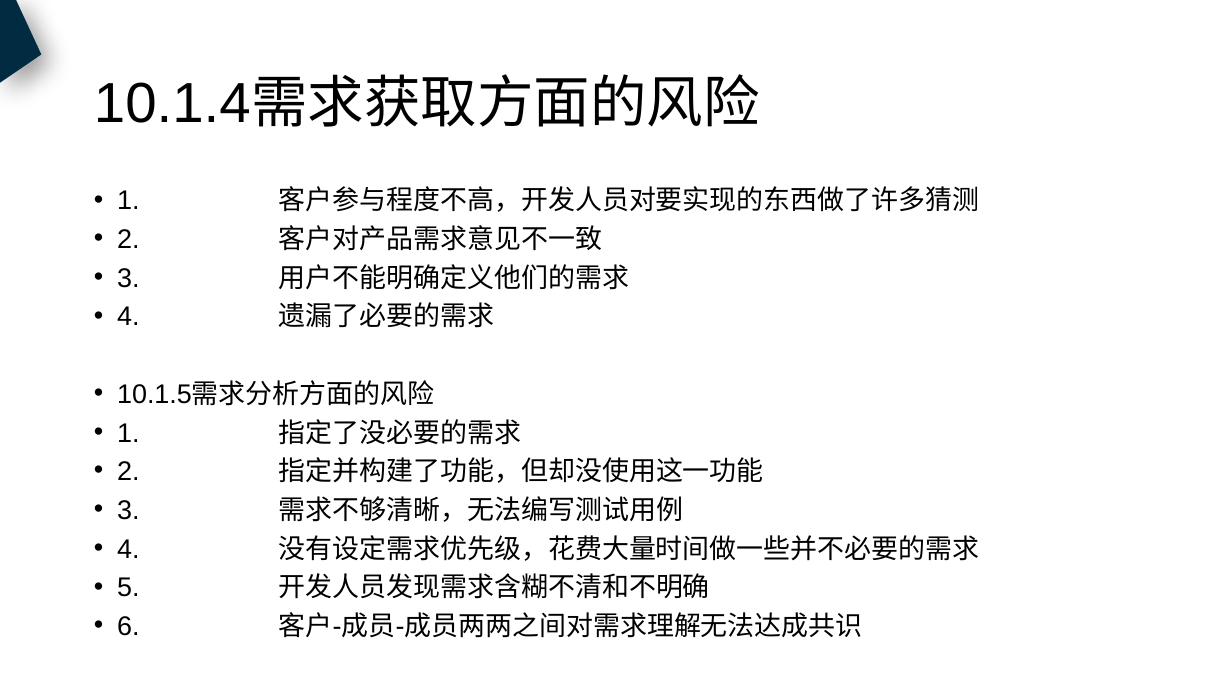
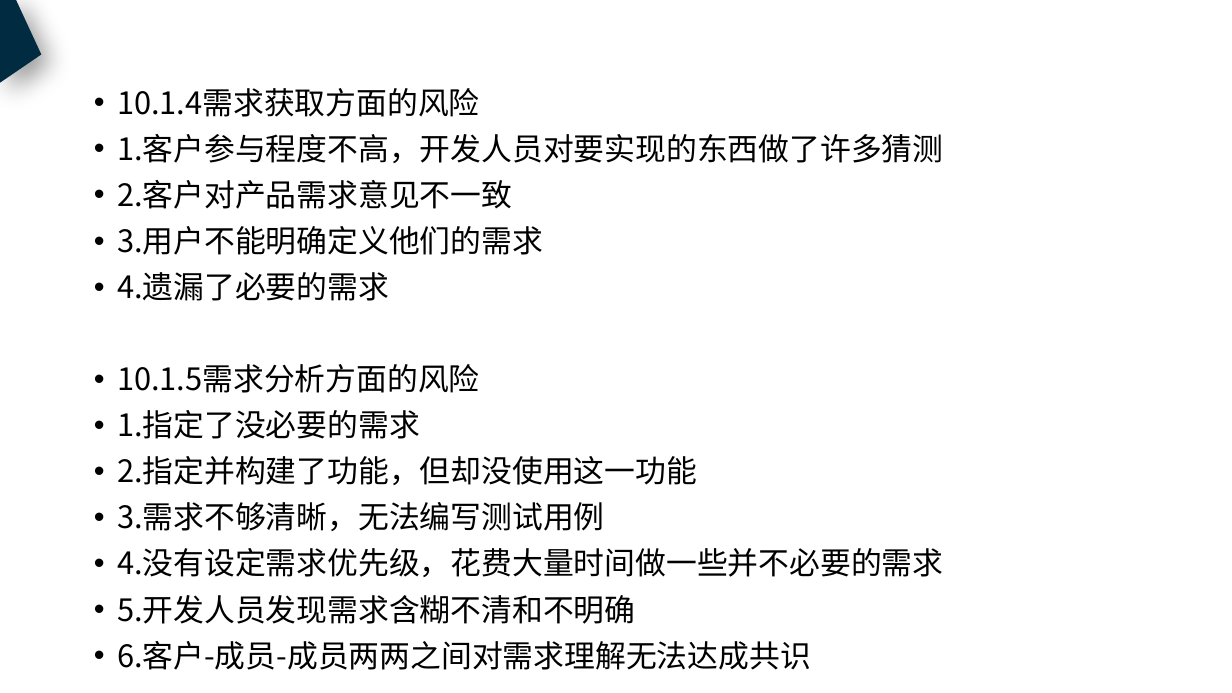
Before and after one commit to PRD2018-G18/PRD2018, a slide deck: slide 41 of 非受控文档/过程文档/需求工程计划/需求工程计划.pptx (slide 32 before the commit). Drawn at 1232x693 pixels with LibreOffice and Linux fonts; fonts in the diff are those of the drawing. Boxes give left, top, right and bottom in pixels: in the first picture for what was removed or moved away, otherwise in the second. Text is boxed around its words. In the diff, an @@ line names an element or a change of style, - is before the commit and + after.

```diff
--- a/非受控文档/过程文档/需求工程计划/需求工程计划.pptx
+++ b/非受控文档/过程文档/需求工程计划/需求工程计划.pptx
@@ text "10.1.4需求获取方面的风险": place and size @@
-text "10.1.4需求获取方面的风险" at box(117, 186, 980, 638)
+text "10.1.4需求获取方面的风险" at box(117, 88, 943, 670)
@@ title removed at box(94, 77, 760, 127) @@
-10.1.4需求获取方面的风险
@@ text at box(117, 88, 943, 301): text changed; size 21 to 24 pt; font Arial to Noto Sans CJK SC @@
-• 1. 客户参与程度不高，开发人员对要实现的东西做了许多猜测
-• 2. 客户对产品需求意见不一致
-• 3. 用户不能明确定义他们的需求
-• 4. 遗漏了必要的需求
+• 10.1.4需求获取方面的风险
+• 1.客户参与程度不高，开发人员对要实现的东西做了许多猜测
+• 2.客户对产品需求意见不一致
+• 3.用户不能明确定义他们的需求
+• 4.遗漏了必要的需求
@@ text at box(117, 364, 480, 393): size 21 to 24 pt, font Arial to Noto Sans CJK SC in "10.1.5需求分析方面的风险"; line spacing 0.8 to 0.9 @@
@@ text at box(117, 410, 943, 670): text changed; size 21 to 24 pt; font Arial to Noto Sans CJK SC @@
-• 1. 指定了没必要的需求
-• 2. 指定并构建了功能，但却没使用这一功能
-• 3. 需求不够清晰，无法编写测试用例
-• 4. 没有设定需求优先级，花费大量时间做一些并不必要的需求
-• 5. 开发人员发现需求含糊不清和不明确
-• 6. 客户-成员-成员两两之间对需求理解无法达成共识
+• 1.指定了没必要的需求
+• 2.指定并构建了功能，但却没使用这一功能
+• 3.需求不够清晰，无法编写测试用例
+• 4.没有设定需求优先级，花费大量时间做一些并不必要的需求
+• 5.开发人员发现需求含糊不清和不明确
+• 6.客户-成员-成员两两之间对需求理解无法达成共识
```
Also in this commit, not shown: 37 other slides changed, 13 slides added, 3 slides removed, 5 other files.
